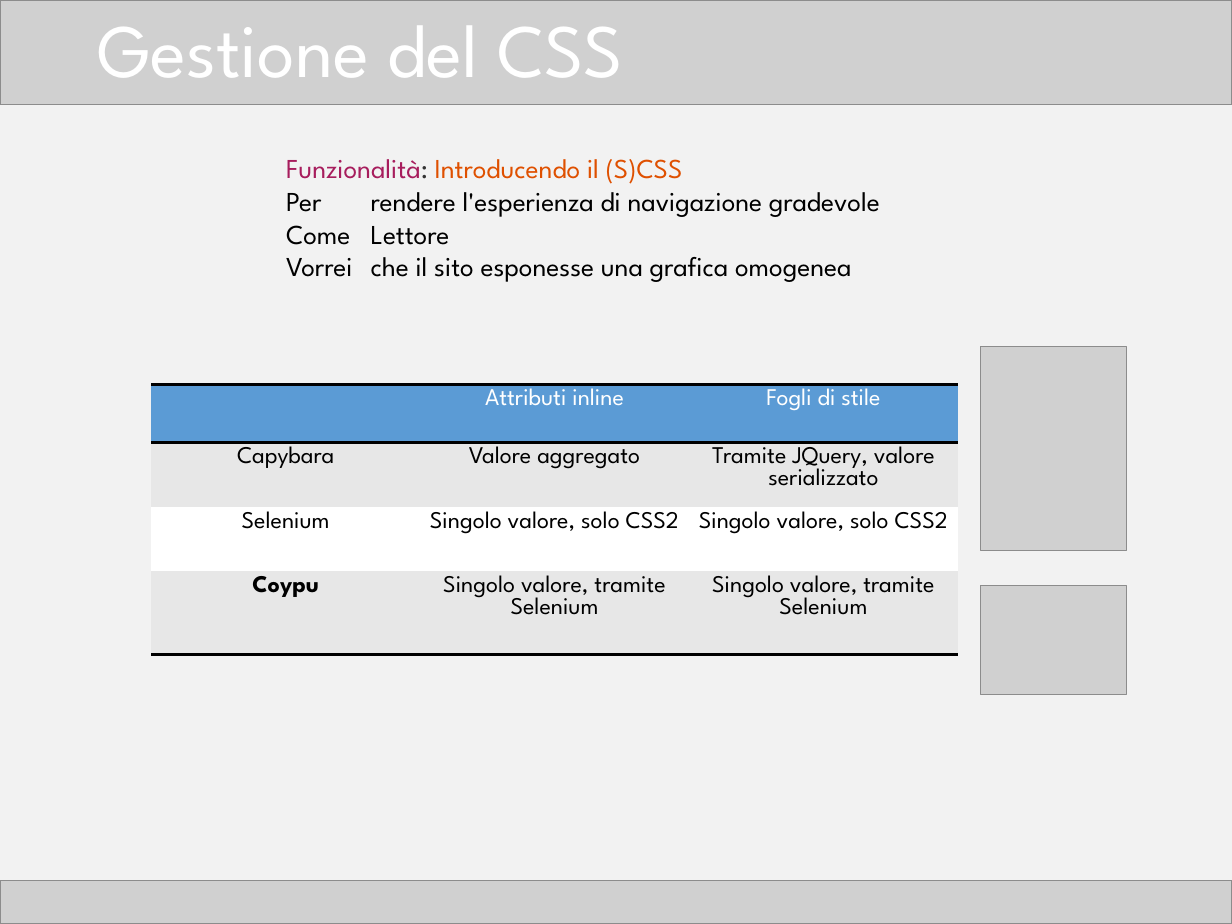
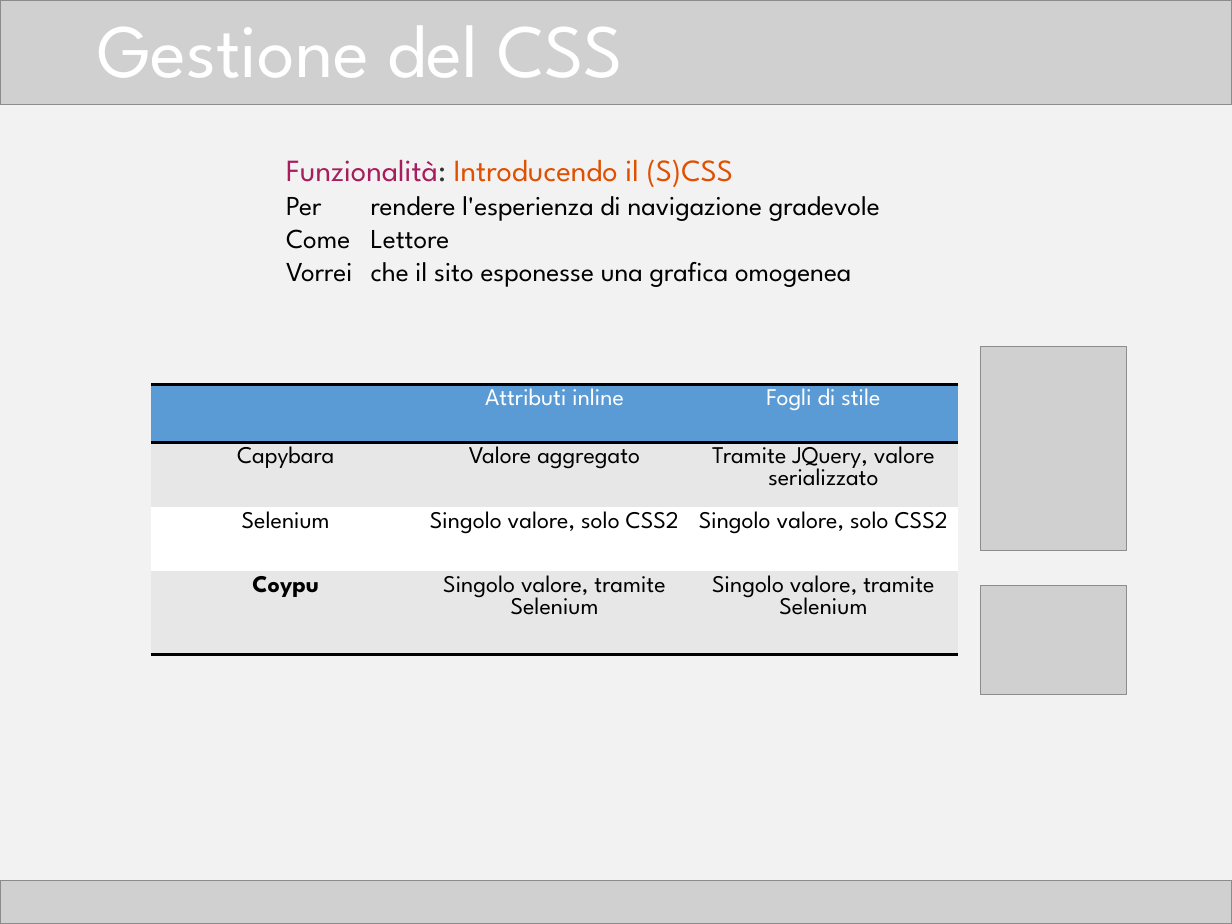
Before and after one commit to TTia/xblog-thesis, a slide deck: slide 18 of Presentazione.pptx. Drawn at 1232x924 pixels with LibreOffice and Linux fonts; fonts in the diff are those of the drawing; grey boxes stand for pictures. Boxes give left, top, right and bottom in pixels: in the first picture for what was removed or moved away, otherwise in the second. Text is boxed around its words. In the diff, an @@ line names an element or a change of style, - is before the commit and + after.

```diff
--- a/Presentazione.pptx
+++ b/Presentazione.pptx
@@ text at (286, 159, 733, 187): size 16 to 18 pt in "Funzionalità: Introducendo il (S)CSS" @@
```
Also in this commit, not shown: 13 other slides changed.
